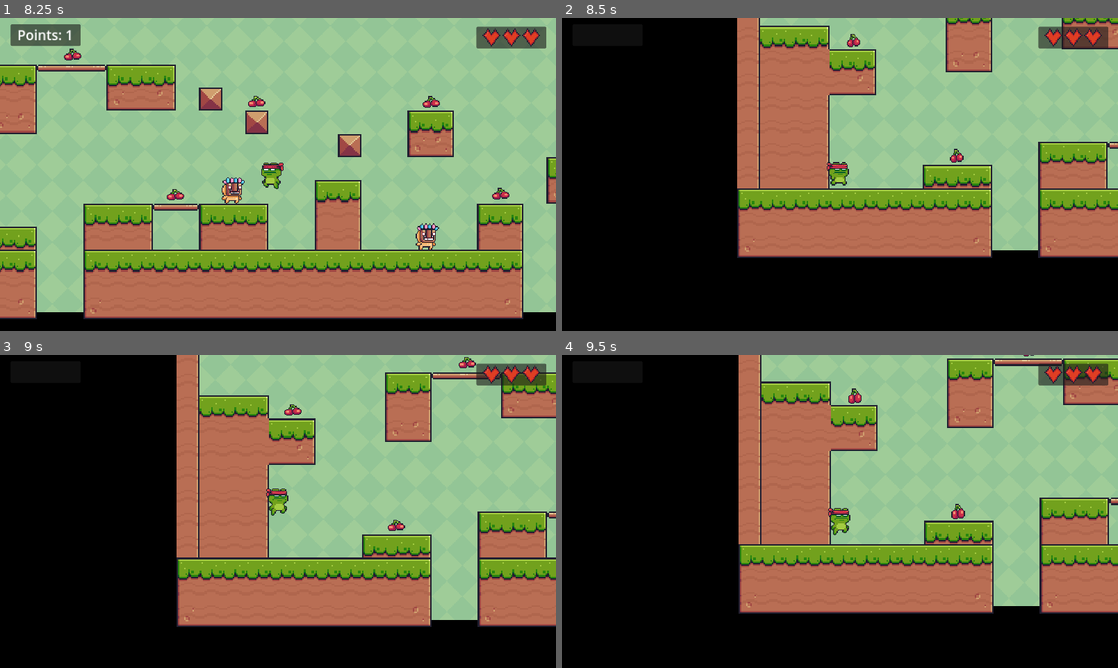
Above: before the commit, frames 1-4 (two rows, left to right).
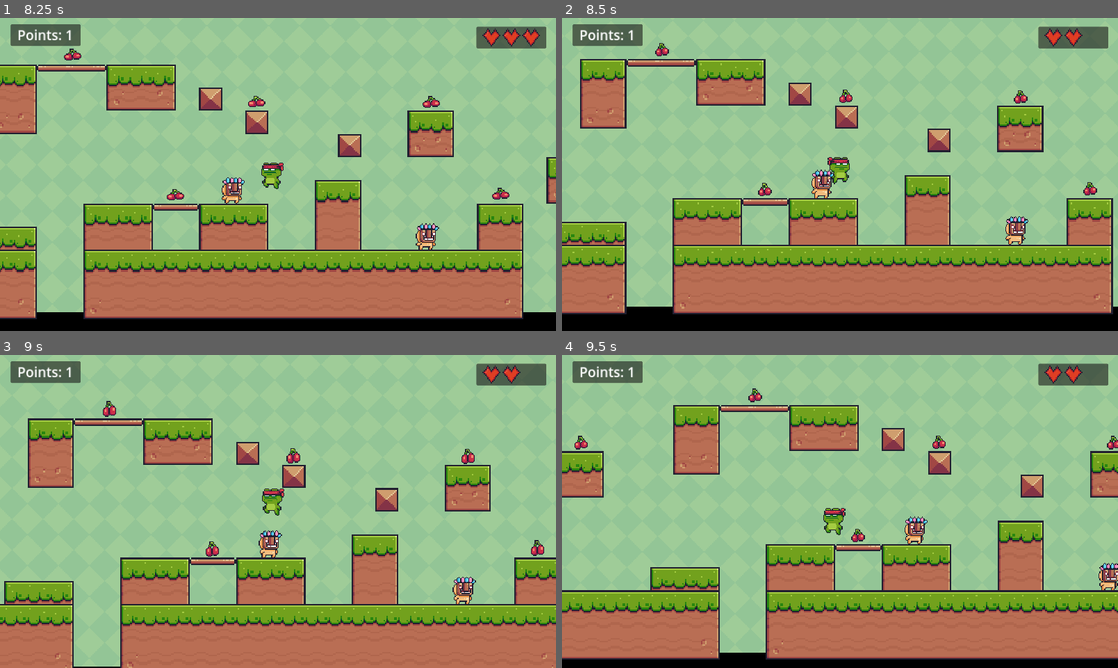
Above: after the commit, the same moments.

Repository: MichaelRMartinez/2d-platformer
Game: Godot game, scene res://scenes/levels/level1.tscn
Same seed, same stepped clock (60 frames per second), same inputs: the game is played once before the commit and once after it. This scene is started directly instead of the project's main scene.
Inputs:
- Up to frame 1 (8.25 s): hold D (right) 0.53-2.03 s; tap Space (jump) at 0.6, 0.77, 1.07, 1.35, 1.52, 1.82, 2.1, 2.85, 3.02, 3.32, 3.6, 3.77, 4.07, 4.35, 4.52, 4.82, 5.1, 5.85, 6.02, 6.32, 6.6, 6.77, 7.07, 7.35, 7.52, 7.82, 8.1 s; hold A (left) 2.03-4.28 s; hold D (right) 4.28-8.03 s; hold A (left) from 8.03 s (still down)
- Up to frame 2 (8.5 s): keep holding A (left)
- Up to frame 3 (9 s): keep holding A (left); tap Space (jump) at 8.85 s
- Up to frame 4 (9.5 s): keep holding A (left); tap Space (jump) at 9.02, 9.32 s

Frame 1 is identical in both runs. In frame 2, 71% of the frame differs, in the area x 0-100%, y 0-95%; in frame 3, 70%; in frame 4, 71%, in the area x 0-100%, y 0-98%.

Commit message:
Make health points decrease and player recoil if they touch an enemy

Diff:
--- a/scenes/levels/level1.tscn
+++ b/scenes/levels/level1.tscn
@@ -178,9 +178,10 @@
 
 [node name="Level1" type="Node"]
 
-[node name="GameManager" type="Node" parent="."]
+[node name="GameManager" type="Node" parent="." node_paths=PackedStringArray("hearts")]
 unique_name_in_owner = true
 script = ExtResource("5_h60lg")
+hearts = [NodePath("../UI/HeartsPanel/BoxContainer/Heart"), NodePath("../UI/HeartsPanel/BoxContainer/Heart2"), NodePath("../UI/HeartsPanel/BoxContainer/Heart3")]
 
 [node name="SceneObjects" type="Node" parent="."]
 
--- a/scripts/enemy.gd
+++ b/scripts/enemy.gd
@@ -1,20 +1,11 @@
 extends RigidBody2D
 
-
-# Called when the node enters the scene tree for the first time.
-func _ready() -> void:
-	pass # Replace with function body.
-
-
-# Called every frame. 'delta' is the elapsed time since the previous frame.
-func _process(delta: float) -> void:
-	pass
-
-
+@onready var game_manager: Node = %GameManager
 
 func _on_area_2d_body_entered(body: Node2D) -> void:
 	if (body.name == "Player"):
 		var y_delta = position.y - body.position.y
+		var x_delta = body.position.x - position.x
 		print(y_delta)
 
 		if (y_delta > 2):
@@ -23,4 +14,8 @@
 			body.jump()
 		else:
 			print("get hurt")
-			get_tree().reload_current_scene()
+			game_manager.decrease_health()
+			if (x_delta > 0):
+				body.jump_side(500)
+			else:
+				body.jump_side(-500)
--- a/scripts/game_manager.gd
+++ b/scripts/game_manager.gd
@@ -1,15 +1,24 @@
 extends Node
 
 @onready var points_label: Label = %PointsLabel
+@export var hearts : Array[Node]
 
 var points = 0
+var lives = 3
+
+func decrease_health():
+	lives -= 1
+	print(lives)
+	for h in 3:
+		if (h < lives):
+			hearts[h].show()
+		else:
+			hearts[h].hide()
+
+	if (lives == 0):
+		get_tree().reload_current_scene()
 
 func add_point():
 	points += 1
 	print(points)
 	points_label.text = "Points: " + str(points)
-
-
-func _on_fall_area_body_entered(body: Node2D) -> void:
-	if(body.name == "Player"):
-		get_tree().reload_current_scene()
--- a/scripts/player.gd
+++ b/scripts/player.gd
@@ -8,6 +8,10 @@
 
 func jump():
 	velocity.y = JUMP_VELOCITY
+
+func jump_side(x):
+	velocity.y = JUMP_VELOCITY/2
+	velocity.x = x
 
 func _physics_process(delta: float) -> void:
 	if (velocity.x > 1 || velocity.x < -1):
